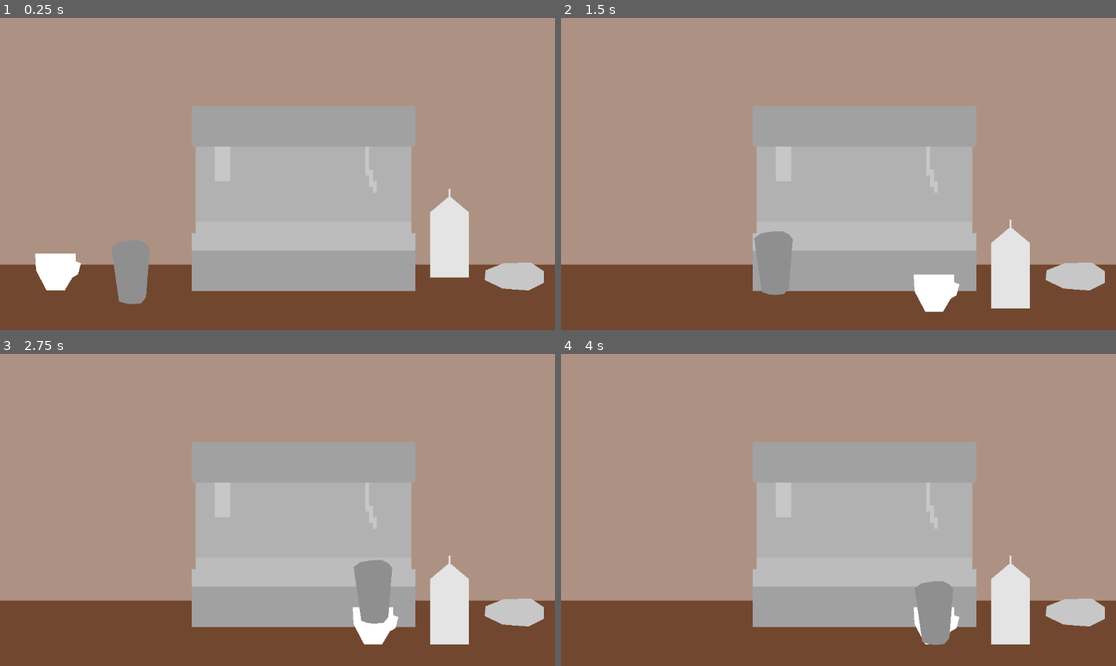
Above: before the commit, frames 1-4 (two rows, left to right).
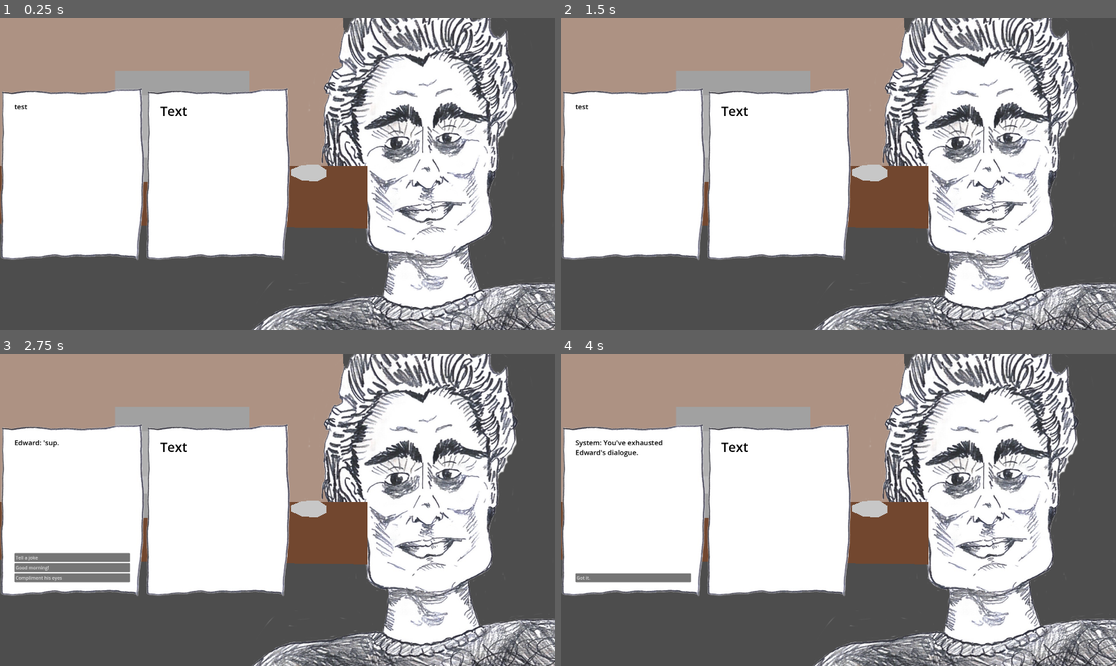
Above: after the commit, the same moments.

Repository: ltg7412/SpookyBarista
Game: Godot game, scene res://game.tscn
The game is run twice, just before and just after one commit, with the same random seed, the same clock (stepped at 60 frames per second) and the same inputs.
Inputs (mouse positions are in pixels of both pictures, inside the frame that each line leads up to):
- Up to frame 1 (0.25 s): no input
- Up to frame 2 (1.5 s): drag from (616, 289) to (938, 236) at 0.52 s; drag from (694, 280) to (938, 236) at 1.27 s
- Up to frame 3 (2.75 s): move the mouse to (449, 600) at 2.02 s; tap T (test, bound only after the commit) at 2.1 s; click (449, 600) at 2.17 s
- Up to frame 4 (4 s): click (633, 556) at 2.75 s, where only the run after the commit has a clickable "Tell a joke"; click (633, 578) at 3.5 s, where only the run after the commit has a clickable "Continue"

The runs differ from the first frame. In frame 1, 86% of the frame differs, in the area x 0-100%, y 0-100%; in frame 2, 86%; in frame 3, 86%; in frame 4, 86%.

Commit message:
npc and dialogue system

Diff:
--- a/Autoloads/Globals.gd
+++ b/Autoloads/Globals.gd
@@ -1,6 +1,8 @@
 extends Node
 
 signal new_tool_grabbed(tool: Tool)
+
+var dialogue_manager: DialogueManager
 
 var _dragging: Tool:
 	set(value):
--- /dev/null
+++ b/Resources/NPCs/Edward.tres
@@ -0,0 +1,17 @@
+[gd_resource type="Resource" script_class="NpcData" load_steps=5 format=3 uid="uid://de453obkdxkfi"]
+
+[ext_resource type="Texture2D" uid="uid://mvqqveqdfd3w" path="res://Things/Npc/Npcs/Edward/edward.png" id="1_dufj4"]
+[ext_resource type="Script" uid="uid://cu0h0ygy77yvi" path="res://Resources/NpcData.gd" id="1_hylmd"]
+[ext_resource type="Texture2D" uid="uid://c4stcen02hdnl" path="res://Things/Npc/Npcs/Edward/edward_fangs.png" id="2_h2kcr"]
+[ext_resource type="Texture2D" uid="uid://cjan0edffyukr" path="res://Things/Npc/Npcs/Edward/edward_smirk.png" id="3_ofi5f"]
+
+[resource]
+script = ExtResource("1_hylmd")
+dialogue_file_path = "res://Things/Npc/Npcs/Edward/Edward.json"
+expressions = Dictionary[String, Texture2D]({
+"default": ExtResource("1_dufj4"),
+"show_fangs": ExtResource("2_h2kcr"),
+"yawn": ExtResource("3_ofi5f")
+})
+default_expression_id = "default"
+metadata/_custom_type_script = "uid://cu0h0ygy77yvi"
--- /dev/null
+++ b/Resources/NpcData.gd
@@ -0,0 +1,5 @@
+class_name NpcData extends Resource
+
+@export_file("*.json") var dialogue_file_path: String
+@export var expressions: Dictionary[String, Texture2D]
+@export var default_expression_id: String
--- /dev/null
+++ b/Things/Npc/Npcs/Edward/Edward.json
@@ -0,0 +1,65 @@
+{
+    "name": "Edward",
+    "type": "vampire",
+    "start": "00",
+    "passages": {
+        "00": {
+            "text": "Edward: 'sup.",
+            "links": [
+                {
+                    "text": "Tell a joke",
+                    "link": "01"
+                },
+                {
+                    "text": "Good morning!",
+                    "link": "02"
+                },
+                {
+                    "text": "Compliment his eyes",
+                    "link": "03"
+                }
+            ]
+        },
+        "01": {
+            "text": "Edward: ha. ha. ha. \n not funny.",
+            "execute": "show_fangs",
+            "links": [
+                {
+                    "text": "Continue",
+                    "link": "04"
+                }
+            ]
+        },
+         "02": {
+            "text": "Edward: *yawn* meh.",
+            "execute" : "yawn",
+            "links": [
+                {
+                    "text": "Continue",
+                    "link": "04"
+                }
+            ]
+        },
+        "03": {
+            "text": "Edward: Thanks.",
+            "links": [
+                {
+                    "text": "Continue",
+                    "link": "04"
+                }
+            ]
+        },
+        "04": {
+            "text": "System: You've exhausted Edward's dialogue.",
+            "links": [
+                {
+                    "text": "Got it. ",
+                    "link": "05"
+                }
+            ]
+        },
+        "05": {
+            "text": "Thanks."
+        }
+    }
+}
--- /dev/null
+++ b/Things/Npc/npc.gd
@@ -0,0 +1,21 @@
+class_name Npc extends Node2D
+
+@onready var sprite = $Sprite
+@export var data: NpcData
+
+func _ready() -> void:
+	reset_expression()
+
+func _start_dialogue() -> void:
+	var dialogue_path = data.dialogue_file_path
+	Globals.dialogue_manager.start_dialogue(dialogue_path, self)
+
+func set_expression(id: String) -> void:
+	var texture = data.expressions.get(id)
+	sprite.texture = texture
+
+func reset_expression() -> void:
+	set_expression(data.default_expression_id)
+
+func test(): # TODO: REMOVE THIS FUNC
+	_start_dialogue()
--- /dev/null
+++ b/Things/Npc/npc.tscn
@@ -0,0 +1,8 @@
+[gd_scene load_steps=2 format=3 uid="uid://m7dkcvfrcbr6"]
+
+[ext_resource type="Script" uid="uid://xhqxm0h5y4uj" path="res://Things/Npc/npc.gd" id="1_0mr2s"]
+
+[node name="Npc" type="Node2D"]
+script = ExtResource("1_0mr2s")
+
+[node name="Sprite" type="Sprite2D" parent="."]
--- /dev/null
+++ b/Things/UI/Dialogue/DialogueDisplay/DialogueButton.tscn
@@ -0,0 +1,8 @@
+[gd_scene load_steps=2 format=3 uid="uid://basupxfrrm1ru"]
+
+[ext_resource type="Script" uid="uid://cgj5q6psjkc0w" path="res://Things/UI/Dialogue/DialogueDisplay/dialogue_button.gd" id="1_pfoyq"]
+
+[node name="DialogueButton" type="Button"]
+text = "text"
+alignment = 0
+script = ExtResource("1_pfoyq")
--- /dev/null
+++ b/Things/UI/Dialogue/DialogueDisplay/dialogue_button.gd
@@ -0,0 +1,4 @@
+class_name DialogueButton extends Button
+
+func init(option_text: String) -> void:
+	text = option_text
--- /dev/null
+++ b/Things/UI/Dialogue/DialogueDisplay/dialogue_display.gd
@@ -0,0 +1,60 @@
+class_name DialogueDisplay extends Panel
+
+@export var button_scene: PackedScene
+@onready var button_container = %ButtonContainer
+@onready var text_box = %TextBox
+var passages
+var npc: Npc
+const PASSAGE_KEY = "passages"
+const OPTIONS_KEY = "links"
+const LINK_KEY = "link"
+const STARTING_PASSAGE_KEY = "start"
+const TEXT_KEY = "text"
+const EXPRESSION_KEY = "execute"
+
+func start_dialogue(dialogue_data: Dictionary, npc: Npc) -> void:
+	self.npc = npc
+	passages = dialogue_data[PASSAGE_KEY]
+	var starting_passage_id: String = dialogue_data[STARTING_PASSAGE_KEY]
+	show_passage(starting_passage_id)
+
+func show_passage(id: String) -> void:
+	npc.reset_expression()
+	var passage: Dictionary = passages[id]
+	var text = passage[TEXT_KEY]
+	check_expression(passage)
+	text_box.text = text
+	var options = passage.get(OPTIONS_KEY)
+	if options == null:
+		end_dialogue()
+		return
+	for option in options:
+		create_option(option)
+
+func check_expression(passage: Dictionary) -> void:
+	var expression_id = passage.get(EXPRESSION_KEY)
+	if expression_id == null: return
+	npc.set_expression(expression_id)
+
+func create_option(option: Dictionary) -> void:
+	var text = option[TEXT_KEY]
+	var id = option[LINK_KEY]
+	var button: DialogueButton = button_scene.instantiate()
+	button.init(text)
+	var on_option_chosen_func = _on_option_chosen.bind(id) if id != null else end_dialogue
+	button.button_up.connect(on_option_chosen_func)
+	button_container.add_child(button)
+
+func remove_options() -> void:
+	for option in button_container.get_children():
+		option.queue_free()
+
+func _on_option_chosen(id: String) -> void:
+	remove_options()
+	show_passage(id)
+
+func end_dialogue() -> void:
+	passages = null
+	npc = null
+	text_box.text = ""
+	remove_options()
--- /dev/null
+++ b/Things/UI/Dialogue/DialogueDisplay/dialogue_display.tscn
@@ -0,0 +1,39 @@
+[gd_scene load_steps=4 format=3 uid="uid://g4yq1v466fm0"]
+
+[ext_resource type="Theme" uid="uid://brcmi4hjnlr62" path="res://Things/UI/Theme.tres" id="1_lbu2v"]
+[ext_resource type="Script" uid="uid://b2r75ua320r7" path="res://Things/UI/Dialogue/DialogueDisplay/dialogue_display.gd" id="2_1sl4s"]
+[ext_resource type="PackedScene" uid="uid://basupxfrrm1ru" path="res://Things/UI/Dialogue/DialogueDisplay/DialogueButton.tscn" id="3_6qm0u"]
+
+[node name="DialogueDisplay" type="Panel"]
+custom_minimum_size = Vector2(500, 600)
+theme = ExtResource("1_lbu2v")
+script = ExtResource("2_1sl4s")
+button_scene = ExtResource("3_6qm0u")
+
+[node name="MarginContainer" type="MarginContainer" parent="."]
+layout_mode = 1
+anchors_preset = 15
+anchor_right = 1.0
+anchor_bottom = 1.0
+grow_horizontal = 2
+grow_vertical = 2
+theme_override_constants/margin_left = 50
+theme_override_constants/margin_top = 50
+theme_override_constants/margin_right = 50
+theme_override_constants/margin_bottom = 50
+
+[node name="VBoxContainer" type="VBoxContainer" parent="MarginContainer"]
+layout_mode = 2
+
+[node name="TextBox" type="RichTextLabel" parent="MarginContainer/VBoxContainer"]
+unique_name_in_owner = true
+layout_mode = 2
+size_flags_vertical = 3
+theme_override_colors/default_color = Color(0, 0, 0, 1)
+theme_override_font_sizes/normal_font_size = 24
+text = "test"
+
+[node name="ButtonContainer" type="VBoxContainer" parent="MarginContainer/VBoxContainer"]
+unique_name_in_owner = true
+layout_mode = 2
+size_flags_vertical = 10
--- /dev/null
+++ b/Things/UI/Dialogue/dialogue_manager.gd
@@ -0,0 +1,23 @@
+class_name DialogueManager extends Control
+
+@onready var dialogue_display: DialogueDisplay = %DialogueDisplay
+
+func _ready() -> void:
+	Globals.dialogue_manager = self
+
+func start_dialogue(dialogue_file_path: String, npc: Npc) -> void:
+	var file = FileAccess.open(dialogue_file_path, FileAccess.READ)
+	var json = JSON.new()
+	var content = file.get_as_text()
+	var error = json.parse(content)
+
+	if error != OK:
+		print("JSON Parse Error: ", json.get_error_message(), " in ", content, " at line ", json.get_error_line())
+		return
+
+	var dialogue_data = json.data
+	if typeof(dialogue_data) != TYPE_DICTIONARY:
+		print("Unexpected data")
+		return
+
+	dialogue_display.start_dialogue(dialogue_data, npc)
--- /dev/null
+++ b/Things/UI/Dialogue/dialogue_manager.tscn
@@ -0,0 +1,34 @@
+[gd_scene load_steps=4 format=3 uid="uid://cjpu2i37y2jag"]
+
+[ext_resource type="Script" uid="uid://b1lru5jj4x0f2" path="res://Things/UI/Dialogue/dialogue_manager.gd" id="1_8m2wu"]
+[ext_resource type="PackedScene" uid="uid://g4yq1v466fm0" path="res://Things/UI/Dialogue/DialogueDisplay/dialogue_display.tscn" id="2_c2t4r"]
+[ext_resource type="PackedScene" uid="uid://c78hfp1p86s4b" path="res://Things/UI/OrderDisplay/coffee_order_display.tscn" id="3_c2t4r"]
+
+[node name="DialogueManager" type="Control"]
+layout_mode = 3
+anchors_preset = 15
+anchor_right = 1.0
+anchor_bottom = 1.0
+grow_horizontal = 2
+grow_vertical = 2
+mouse_filter = 1
+script = ExtResource("1_8m2wu")
+
+[node name="HBoxContainer" type="HBoxContainer" parent="."]
+layout_mode = 1
+anchors_preset = 15
+anchor_right = 1.0
+anchor_bottom = 1.0
+grow_horizontal = 2
+grow_vertical = 2
+
+[node name="DialogueDisplay" parent="HBoxContainer" instance=ExtResource("2_c2t4r")]
+unique_name_in_owner = true
+layout_mode = 2
+size_flags_horizontal = 4
+size_flags_vertical = 4
+
+[node name="CoffeeOrderDisplay" parent="HBoxContainer" instance=ExtResource("3_c2t4r")]
+layout_mode = 2
+size_flags_horizontal = 1
+size_flags_vertical = 6
--- /dev/null
+++ b/Things/UI/OrderDisplay/coffee_order_display.gd
@@ -0,0 +1,4 @@
+class_name OrderDispaly extends Panel
+
+func show_order(coffee: Coffee) -> void:
+	pass
--- /dev/null
+++ b/Things/UI/OrderDisplay/coffee_order_display.tscn
@@ -0,0 +1,41 @@
+[gd_scene load_steps=3 format=3 uid="uid://c78hfp1p86s4b"]
+
+[ext_resource type="Theme" uid="uid://brcmi4hjnlr62" path="res://Things/UI/Theme.tres" id="1_gxbnq"]
+[ext_resource type="Script" uid="uid://caisho6pgmlet" path="res://Things/UI/OrderDisplay/coffee_order_display.gd" id="2_8pkaf"]
+
+[node name="CoffeeOrderDisplay" type="Panel"]
+custom_minimum_size = Vector2(500, 600)
+anchors_preset = 8
+anchor_left = 0.5
+anchor_top = 0.5
+anchor_right = 0.5
+anchor_bottom = 0.5
+grow_horizontal = 2
+grow_vertical = 2
+size_flags_horizontal = 3
+size_flags_vertical = 3
+theme = ExtResource("1_gxbnq")
+script = ExtResource("2_8pkaf")
+
+[node name="MarginContainer" type="MarginContainer" parent="."]
+layout_mode = 1
+anchors_preset = 15
+anchor_right = 1.0
+anchor_bottom = 1.0
+grow_horizontal = 2
+grow_vertical = 2
+theme_override_constants/margin_left = 50
+theme_override_constants/margin_top = 50
+theme_override_constants/margin_right = 50
+theme_override_constants/margin_bottom = 50
+
+[node name="VBoxContainer" type="VBoxContainer" parent="MarginContainer"]
+layout_mode = 2
+
+[node name="Label" type="Label" parent="MarginContainer"]
+layout_mode = 2
+size_flags_horizontal = 0
+size_flags_vertical = 0
+theme_override_colors/font_color = Color(0, 0, 0, 1)
+theme_override_font_sizes/font_size = 45
+text = "Text"
--- /dev/null
+++ b/Things/UI/Theme.tres
@@ -0,0 +1,13 @@
+[gd_resource type="Theme" load_steps=3 format=3 uid="uid://brcmi4hjnlr62"]
+
+[ext_resource type="Texture2D" uid="uid://ut8k7qrw5mxq" path="res://Things/UI/Dialogue/textbox.png" id="1_ggbjc"]
+
+[sub_resource type="StyleBoxTexture" id="StyleBoxTexture_hrjrd"]
+texture = ExtResource("1_ggbjc")
+texture_margin_left = 20.0
+texture_margin_top = 25.0
+texture_margin_right = 35.0
+texture_margin_bottom = 30.0
+
+[resource]
+Panel/styles/panel = SubResource("StyleBoxTexture_hrjrd")
--- /dev/null
+++ b/game.gd
@@ -0,0 +1,5 @@
+extends Node2D
+
+func _process(_delta) -> void:
+	if Input.is_action_just_pressed(&"test"):
+		$NpcContainer/Npc.test()
--- a/game.tscn
+++ b/game.tscn
@@ -1,13 +1,17 @@
-[gd_scene load_steps=12 format=3 uid="uid://c7n5q231pp4my"]
+[gd_scene load_steps=16 format=3 uid="uid://c7n5q231pp4my"]
 
+[ext_resource type="Script" uid="uid://c3dj122y5qqfr" path="res://game.gd" id="1_iotsf"]
+[ext_resource type="PackedScene" uid="uid://m7dkcvfrcbr6" path="res://Things/Npc/npc.tscn" id="1_vef74"]
 [ext_resource type="PackedScene" uid="uid://dbn260w4htbb" path="res://Components/Pinning/pin_cushion_component.tscn" id="2_e2o6t"]
 [ext_resource type="Script" uid="uid://7ffgsdsldyd3" path="res://Components/Pinning/conditional_pin_cushion.gd" id="2_feb5d"]
 [ext_resource type="Script" uid="uid://cxp638bypl7h6" path="res://Components/ToolContainer/tool_container.gd" id="3_7jktm"]
+[ext_resource type="Resource" uid="uid://de453obkdxkfi" path="res://Resources/NPCs/Edward.tres" id="3_iotsf"]
 [ext_resource type="PackedScene" uid="uid://wbi5ufnqggf3" path="res://Components/Tool/Cup.tscn" id="4_fc0e3"]
 [ext_resource type="PackedScene" uid="uid://bl8668xw877ja" path="res://Components/Tool/Pitcher.tscn" id="5_7jktm"]
 [ext_resource type="PackedScene" uid="uid://x348ofyww023" path="res://Things/coffee_machine.tscn" id="6_ryrav"]
 [ext_resource type="PackedScene" uid="uid://d06r8ilmgr4ck" path="res://Components/Tool/MilkCarton/milk_carton.tscn" id="7_j5wjh"]
 [ext_resource type="Script" uid="uid://p8u33hgppj81" path="res://Resources/Milk.gd" id="8_vef74"]
+[ext_resource type="PackedScene" uid="uid://cjpu2i37y2jag" path="res://Things/UI/Dialogue/dialogue_manager.tscn" id="11_mfdv2"]
 
 [sub_resource type="RectangleShape2D" id="RectangleShape2D_mwb40"]
 size = Vector2(1384, 340)
@@ -22,6 +26,7 @@
 metadata/_custom_type_script = "uid://p8u33hgppj81"
 
 [node name="Game" type="Node2D"]
+script = ExtResource("1_iotsf")
 
 [node name="Background" type="Node2D" parent="."]
 z_index = -1
@@ -32,17 +37,25 @@
 color = Color(0.68, 0.57392, 0.5168, 1)
 polygon = PackedVector2Array(-26, -24, 1185, -28, 1223, 719, -38, 666)
 
-[node name="Polygon2D2" type="Polygon2D" parent="Background"]
+[node name="NpcContainer" type="Node2D" parent="."]
+
+[node name="Npc" parent="NpcContainer" instance=ExtResource("1_vef74")]
+position = Vector2(1502, 822)
+data = ExtResource("3_iotsf")
+
+[node name="Counter" type="Node2D" parent="."]
+
+[node name="Polygon2D2" type="Polygon2D" parent="Counter"]
 position = Vector2(-8, 16)
 color = Color(0.45, 0.28185, 0.1845, 1)
 polygon = PackedVector2Array(-72, 496, 1280, 496, 1280, 712, -72, 696)
 
-[node name="StaticBody2D" type="StaticBody2D" parent="Background"]
+[node name="StaticBody2D" type="StaticBody2D" parent="Counter"]
 position = Vector2(0, 29)
 collision_layer = 2
 collision_mask = 0
 
-[node name="CollisionShape2D" type="CollisionShape2D" parent="Background/StaticBody2D"]
+[node name="CollisionShape2D" type="CollisionShape2D" parent="Counter/StaticBody2D"]
 position = Vector2(608, 744)
 shape = SubResource("RectangleShape2D_mwb40")
 
@@ -75,3 +88,17 @@
 [node name="MilkCarton" parent="ToolContainer" instance=ExtResource("7_j5wjh")]
 position = Vector2(933, 503)
 milk = SubResource("Resource_hve3p")
+
+[node name="UILayer" type="CanvasLayer" parent="."]
+
+[node name="UI" type="Control" parent="UILayer"]
+layout_mode = 3
+anchors_preset = 15
+anchor_right = 1.0
+anchor_bottom = 1.0
+grow_horizontal = 2
+grow_vertical = 2
+mouse_filter = 2
+
+[node name="DialogueManager" parent="UILayer/UI" instance=ExtResource("11_mfdv2")]
+layout_mode = 1
--- a/project.godot
+++ b/project.godot
@@ -12,18 +12,32 @@
 
 config/name="barista"
 run/main_scene="uid://c7n5q231pp4my"
-config/features=PackedStringArray("4.4", "Forward Plus")
+config/features=PackedStringArray("4.5", "Forward Plus")
 config/icon="res://icon.svg"
 
 [autoload]
 
 Globals="*res://Autoloads/Globals.gd"
 
+[display]
+
+window/size/viewport_width=1920
+window/size/viewport_height=1080
+
+[gui]
+
+theme/custom="uid://brcmi4hjnlr62"
+
 [input]
 
 interact={
 "deadzone": 0.2,
 "events": [Object(InputEventMouseButton,"resource_local_to_scene":false,"resource_name":"","device":-1,"window_id":0,"a …(259 unchanged characters)…
+]
+}
+test={
+"deadzone": 0.2,
+"events": [Object(InputEventKey,"resource_local_to_scene":false,"resource_name":"","device":-1,"window_id":0,"alt_pressed":false,"shift_pressed":false,"ctrl_pressed":false,"meta_pressed":false,"pressed":false,"keycode":0,"physical_keycode":84,"key_label":0,"unicode":116,"location":0,"echo":false,"script":null)
 ]
 }
 
Not shown, added: Resources/NpcData.gd.uid
Binary file added: Things/Npc/Npcs/Edward/edward.png
Not shown, added: Things/Npc/Npcs/Edward/edward.png.import
Binary file added: Things/Npc/Npcs/Edward/edward_fangs.png
Not shown, added: Things/Npc/Npcs/Edward/edward_fangs.png.import
Binary file added: Things/Npc/Npcs/Edward/edward_smirk.png
Not shown, added: Things/Npc/Npcs/Edward/edward_smirk.png.import
Not shown, added: Things/Npc/npc.gd.uid
Not shown, added: Things/UI/Dialogue/DialogueDisplay/dialogue_button.gd.uid
Not shown, added: Things/UI/Dialogue/DialogueDisplay/dialogue_display.gd.uid
Not shown, added: Things/UI/Dialogue/dialogue_manager.gd.uid
Binary file added: Things/UI/Dialogue/textbox.png
(and 3 more such lines)
